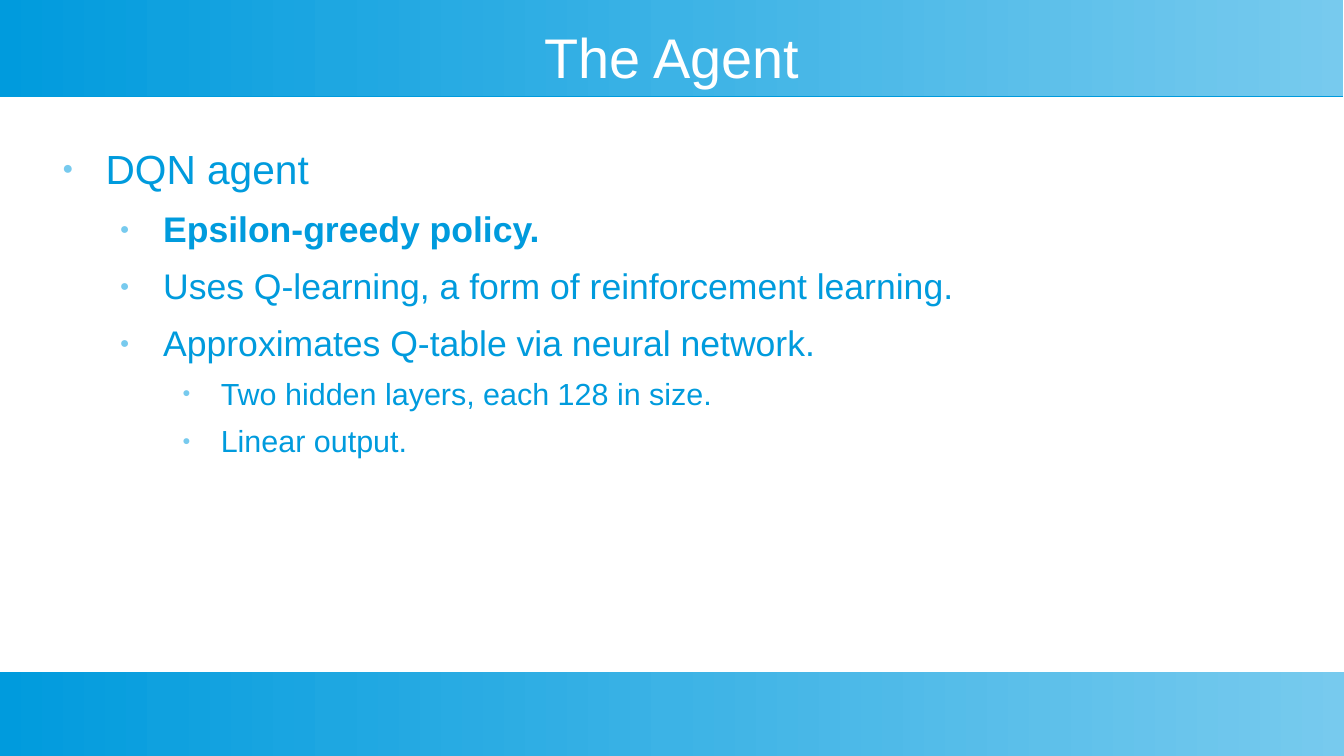
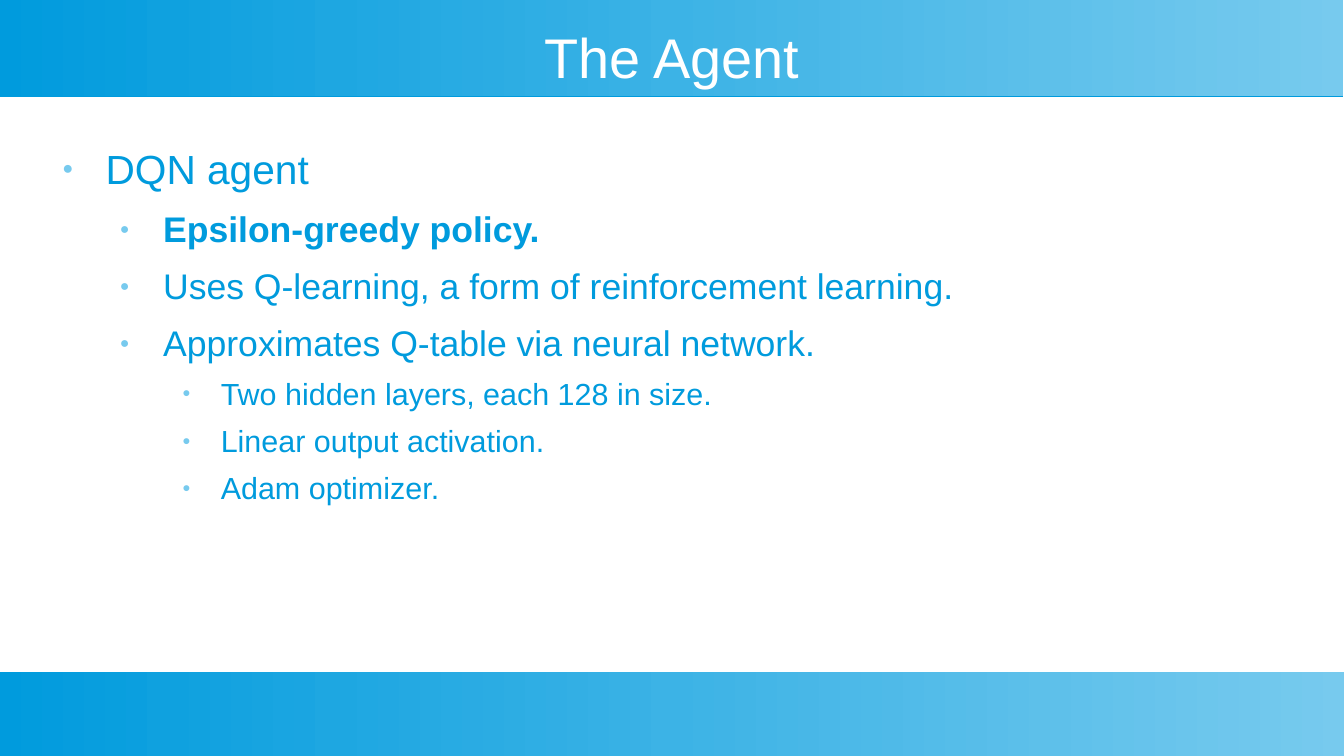
Before and after one commit to cmiddleman/DQNagent, a slide deck: slide 20 of presentation.odp. Drawn at 1344x756 pixels with LibreOffice and Linux fonts; fonts in the diff are those of the drawing. Boxes give left, top, right and bottom in pixels: in the first picture for what was removed or moved away, otherwise in the second. Text is boxed around its words. In the diff, an @@ line names an element or a change of style, - is before the commit and + after.

```diff
--- a/presentation.odp
+++ b/presentation.odp
@@ text at (x1=221, y1=430, x2=544, y2=505): text changed @@
-    ● Linear output.
+    ● Linear output activation.
+    ● Adam optimizer.
```
Also in this commit, not shown: 3 other slides changed, 1 slide added, 1 other file.
